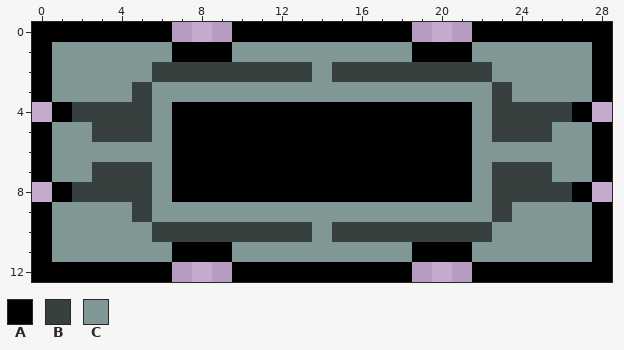
A pixel-art file gets an edit: platform.aseprite. The picture above is the old version.
29x13 pixels, 1 frame. Colours within 5 levels of each other are drawn and written as one.
Palette (. is transparent): A #000000  B #37403f  C #819796
Pixels before, first column x 0:
 0 AAAAAAA...AAAAAAAAA...AAAAAAA
 1 ACCCCCCAAACCCCCCCCCAAACCCCCCA
 2 ACCCCCBBBBBBBBCBBBBBBBBCCCCCA
 3 ACCCCBCCCCCCCCCCCCCCCCCBCCCCA
 4 .ABBBBCAAAAAAAAAAAAAAACBBBBA.
 5 ACCBBBCAAAAAAAAAAAAAAACBBBCCA
 6 ACCCCCCAAAAAAAAAAAAAAACCCCCCA
 7 ACCBBBCAAAAAAAAAAAAAAACBBBCCA
 8 .ABBBBCAAAAAAAAAAAAAAACBBBBA.
 9 ACCCCBCCCCCCCCCCCCCCCCCBCCCCA
10 ACCCCCBBBBBBBBCBBBBBBBBCCCCCA
11 ACCCCCCAAACCCCCCCCCAAACCCCCCA
12 AAAAAAA...AAAAAAAAA...AAAAAAA
The result:
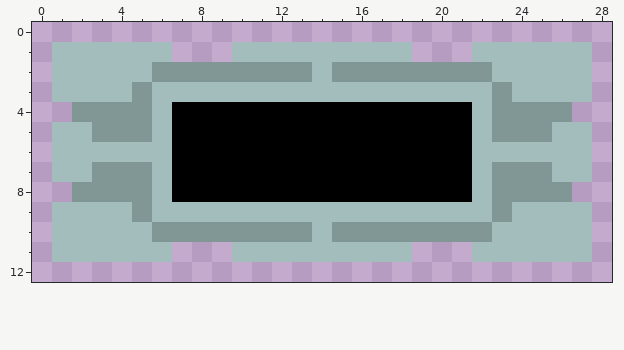
Changes in this commit:
colour B: #37403f -> #819796
colour C: #819796 -> #a2bdbb
y 0: x 0..6 AAAAAAA -> .......; x 10..18 AAAAAAAAA -> .........; x 22..28 AAAAAAA -> .......
y 1: x 0 A -> .; x 7..9 AAA -> ...; x 19..21 AAA -> ...; x 28 A -> .
y 2..3: x 0 A -> .; x 28 A -> .
y 4: x 1 A -> .; x 27 A -> .
y 5..7: x 0 A -> .; x 28 A -> .
y 8: x 1 A -> .; x 27 A -> .
y 9..10: x 0 A -> .; x 28 A -> .
y 11: x 0 A -> .; x 7..9 AAA -> ...; x 19..21 AAA -> ...; x 28 A -> .
y 12: x 0..6 AAAAAAA -> .......; x 10..18 AAAAAAAAA -> .........; x 22..28 AAAAAAA -> .......
Where, in picture pixels (left, top, right, bottom), the same in both pictures:
changed: (32, 22, 612, 282)
